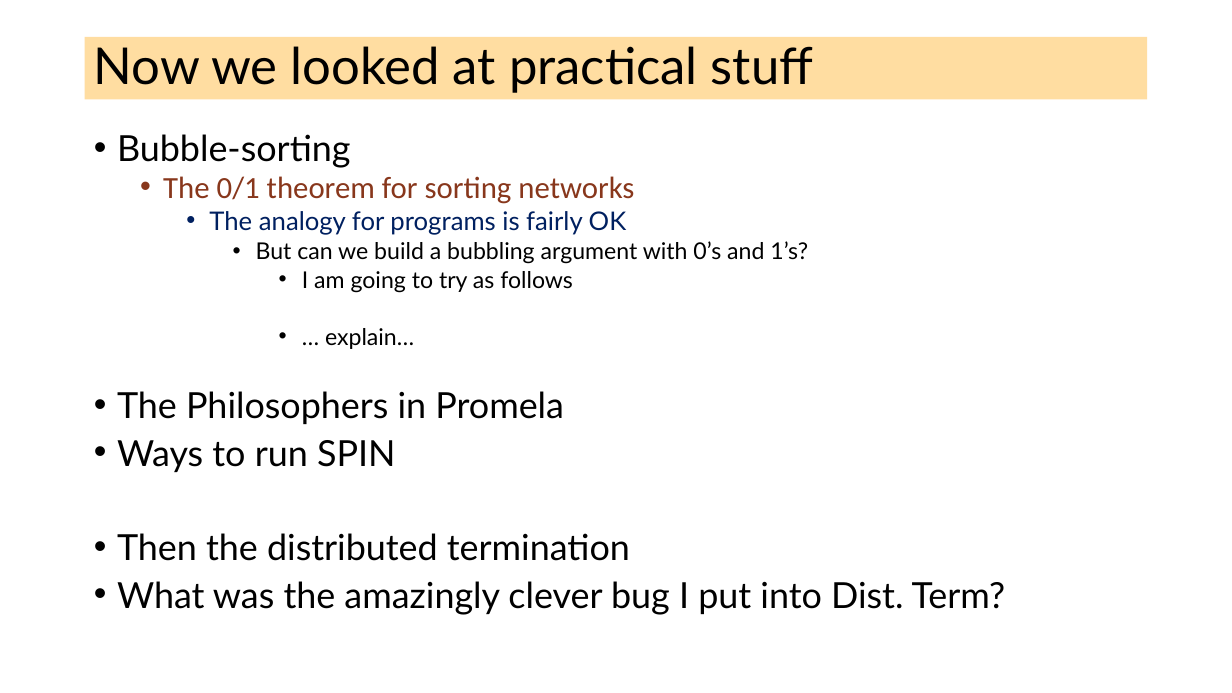
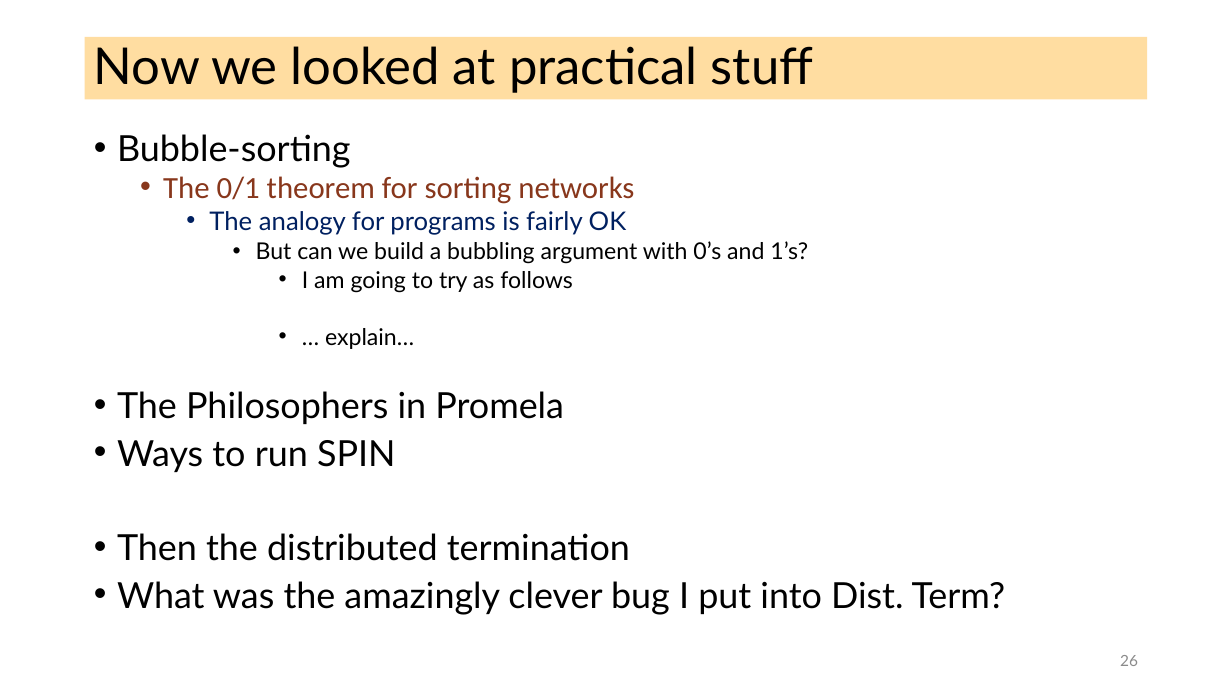
Before and after one commit to ganeshutah/cs6110s22, a slide deck: slide 26 of Lec7/Lec7.pptx. Drawn at 1232x693 pixels with LibreOffice and Linux fonts; fonts in the diff are those of the drawing. Boxes give left, top, right and bottom in pixels: in the first picture for what was removed or moved away, otherwise in the second. Text is boxed around its words. In the diff, an @@ line names an element or a change of style, - is before the commit and + after.

```diff
--- a/Lec7/Lec7.pptx
+++ b/Lec7/Lec7.pptx
@@ page number added at [1120, 655, 1138, 666], 12 pt, text #8C8C8C @@
+26
```
Also in this commit, not shown: 24 other slides changed, 2 other files.
